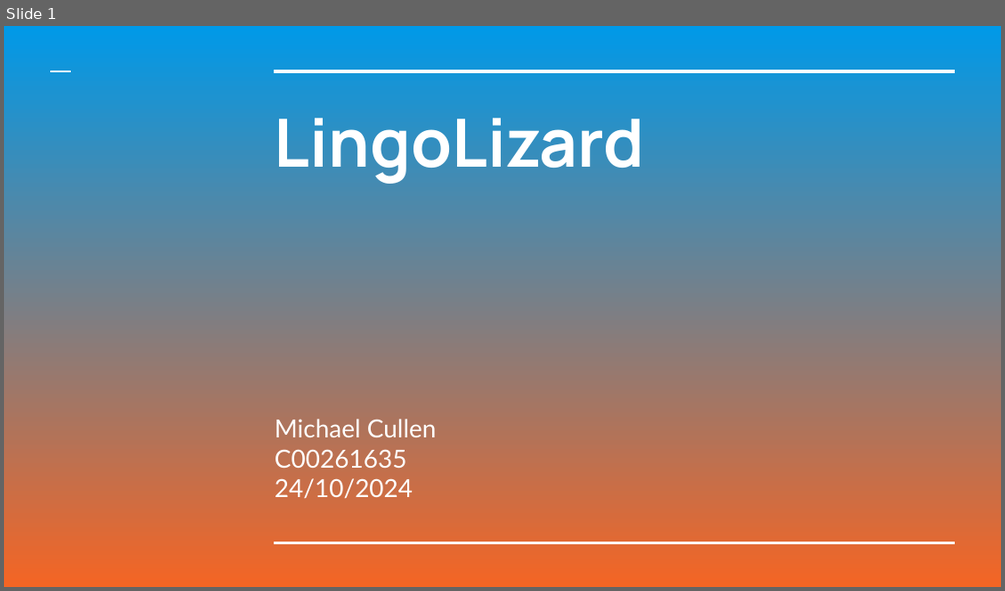
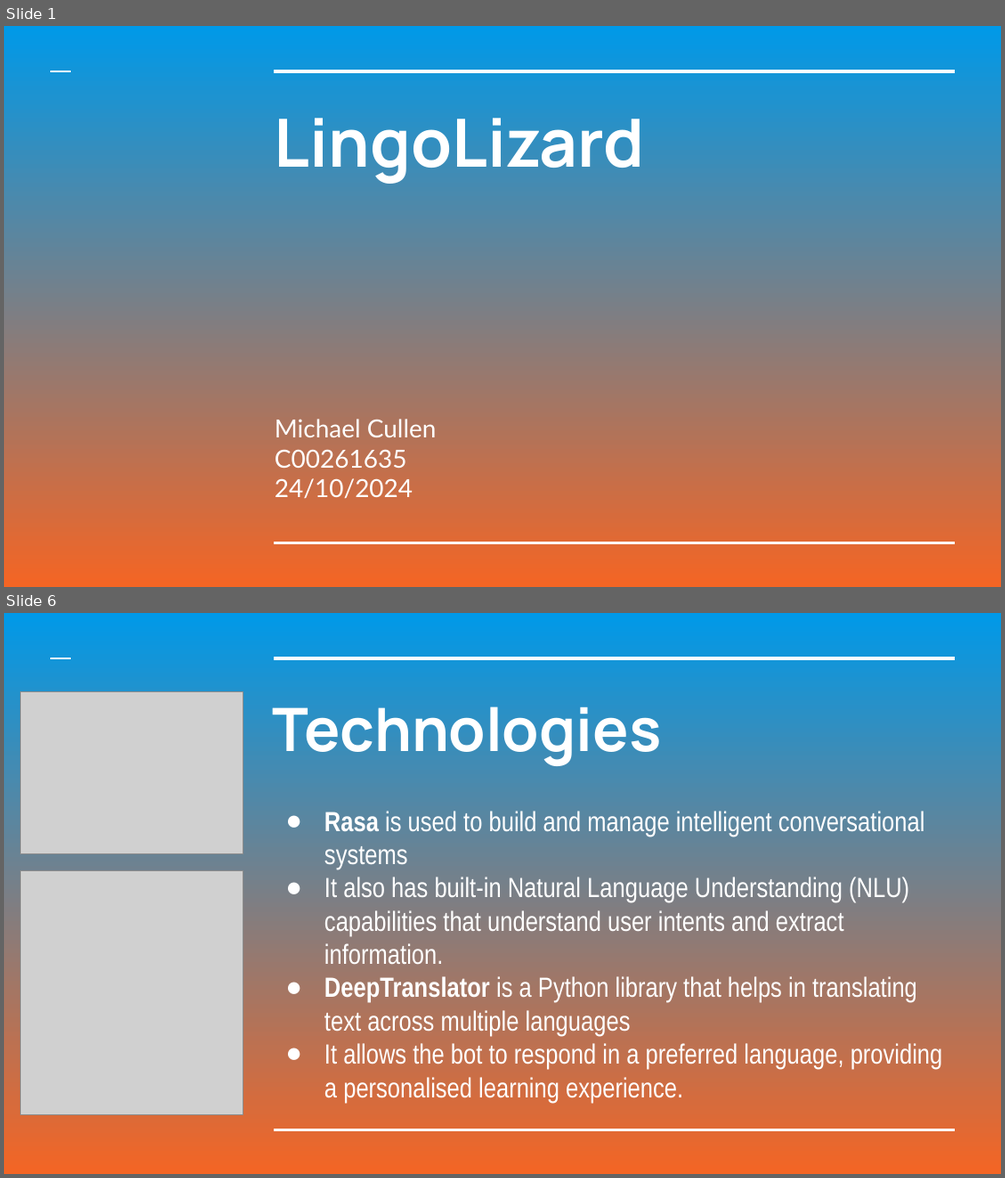
Before and after one commit to mjc136/4thYearProject, a slide deck: IterationZero/LingoLizard.pptx. Shown one above the other, each under a label of ours: slide 1 before the commit, slides 1 and 6 after it; the slides between them are not shown. The pictures are 1005x591 and 1005x1178 pixels, drawn with LibreOffice and Linux fonts; fonts in the diff are those of the drawing; grey boxes stand for pictures. Boxes give left, top, right and bottom in pixels: in the first picture for what was removed or moved away, otherwise in the second. Text is boxed around its words. In the diff, an @@ line names an element or a change of style, - is before the commit and + after.

```diff
--- a/IterationZero/LingoLizard.pptx
+++ b/IterationZero/LingoLizard.pptx
@@ slide 6 added at [4, 613, 1001, 1174], background gradient #0099E8 to #F46524; not listed: 3 template elements that a slide beside it also shows @@
@@ picture added at [21, 691, 243, 853] @@
@@ title added at [273, 706, 662, 766], 43.2 pt, text #FFFFFF, bold @@
+Technologies
@@ subtitle added at [324, 811, 943, 1102], 20 pt, text #FFFFFF @@
+● Rasa is used to build and manage intelligent conversational systems
+● It also has built-in Natural Language Understanding (NLU) capabilities that understand user intents and extract information.
+● DeepTranslator is a Python library that helps in translating text across multiple languages
+● It allows the bot to respond in a preferred language, providing a personalised learning experience.
@@ picture added at [21, 871, 243, 1115] @@
```
Also in this commit, not shown: 7 slides changed, 4 other slides added, 1 slide removed, 2 other files.
